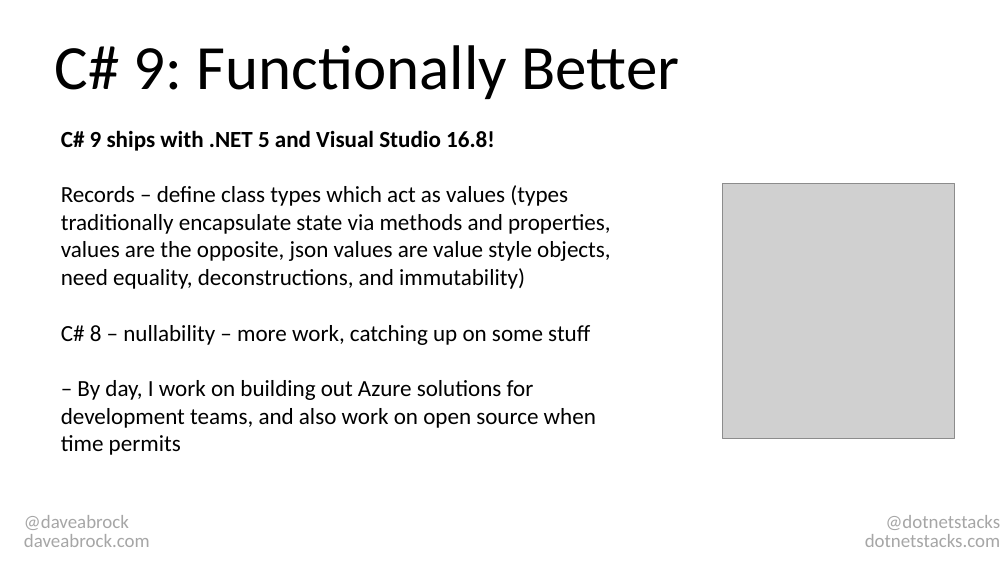
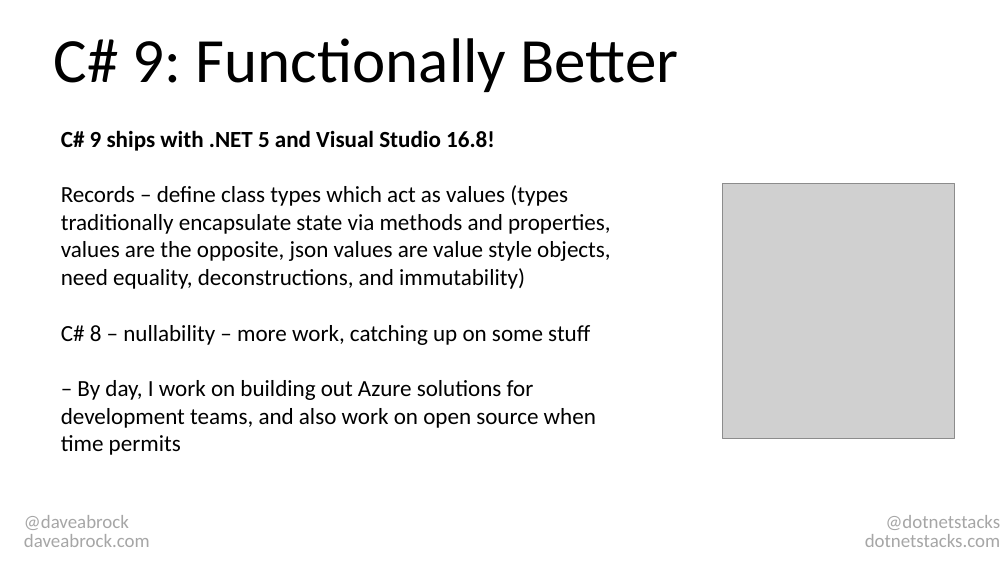
Before and after one commit to daveabrock/talks, a slide deck: slide 3 of NET 5 - Journey To One NET.pptx. Drawn at 1008x567 pixels with LibreOffice and Linux fonts; fonts in the diff are those of the drawing; grey boxes stand for pictures. Boxes give left, top, right and bottom in pixels: in the first picture for what was removed or moved away, otherwise in the second. Text is boxed around its words. In the diff, an @@ line names an element or a change of style, - is before the commit and + after.

```diff
--- a/NET 5 - Journey To One NET.pptx
+++ b/NET 5 - Journey To One NET.pptx
@@ title "C# 9: Functionally Better": place and size @@
-title "C# 9: Functionally Better" at box(55, 45, 679, 99)
+title "C# 9: Functionally Better" at box(54, 38, 679, 92)
```
Also in this commit, not shown: 2 other slides changed, 19 slides added, 1 slide removed.
